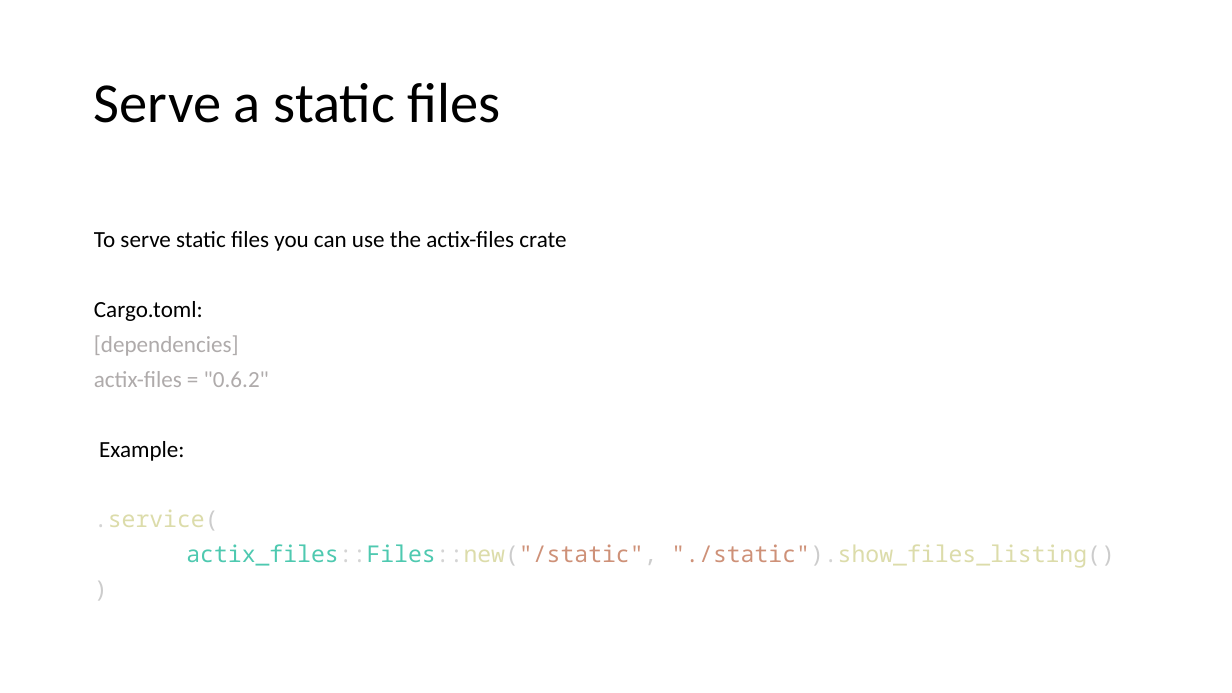
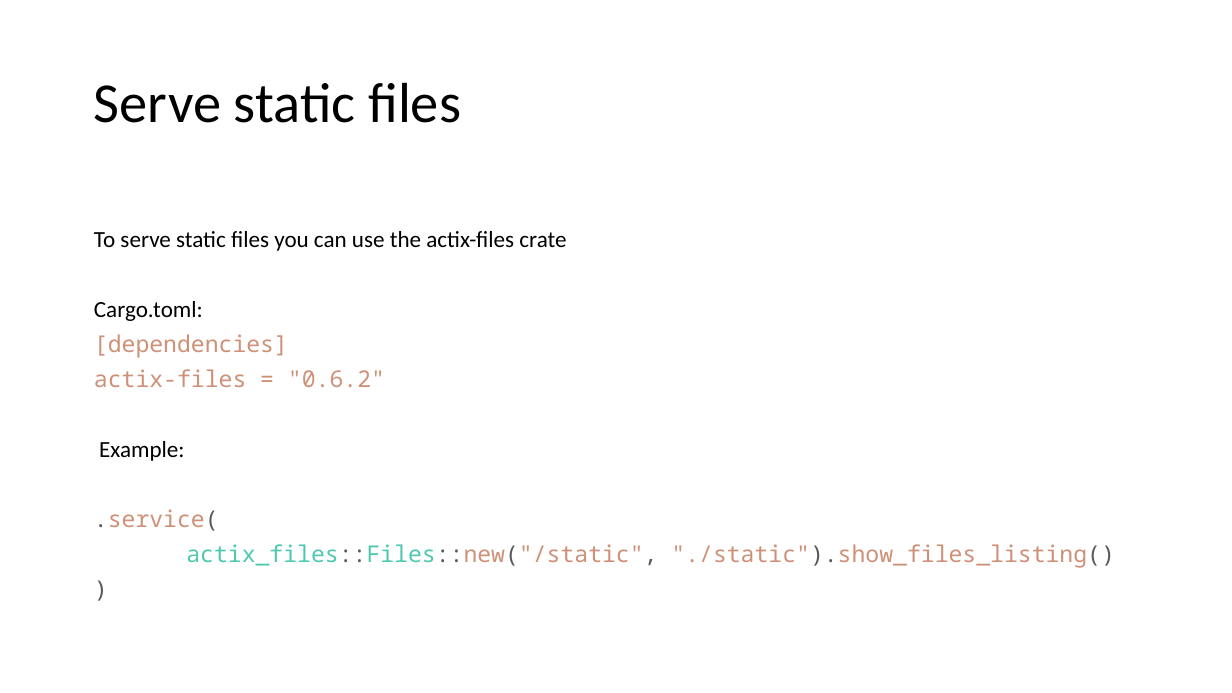
Before and after one commit to floscodes/actix_talk, a slide deck: slide 11 of Pres.pptx. Drawn at 1232x693 pixels with LibreOffice and Linux fonts; fonts in the diff are those of the drawing. Boxes give left, top, right and bottom in pixels: in the first picture for what was removed or moved away, otherwise in the second. Text is boxed around its words. In the diff, an @@ line names an element or a change of style, - is before the commit and + after.

```diff
--- a/Pres.pptx
+++ b/Pres.pptx
@@ title at <box>94,82,461,123</box>: text changed @@
-Serve a static files
+Serve static files
@@ text at <box>94,334,1115,568</box>: font Calibri to Noto Sans Mono, text colour #AFABAB to #CE9178 in "[dependencies]", "actix-files = "0.6.2""; text colour #D4D4D4 to #595959, text colour #DCDCAA to #CE9178 in ".service(", "actix_files::Files::new("/static", "./static").show_files_li ..."; text colour #CCCCCC to #595959 in ".service(", "actix_files::Files::new("/static", "./static").show_files_li ...", ")" @@
```
Also in this commit, not shown: 10 other slides changed, 1 other file.
